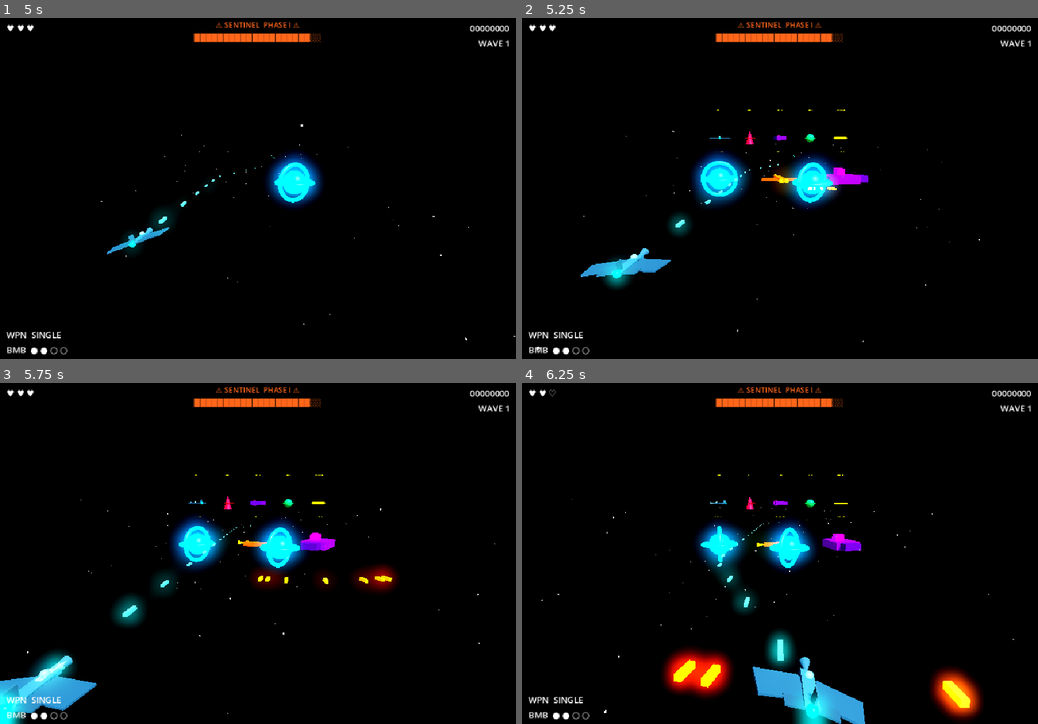
Above: before the commit, frames 1-4 (two rows, left to right).
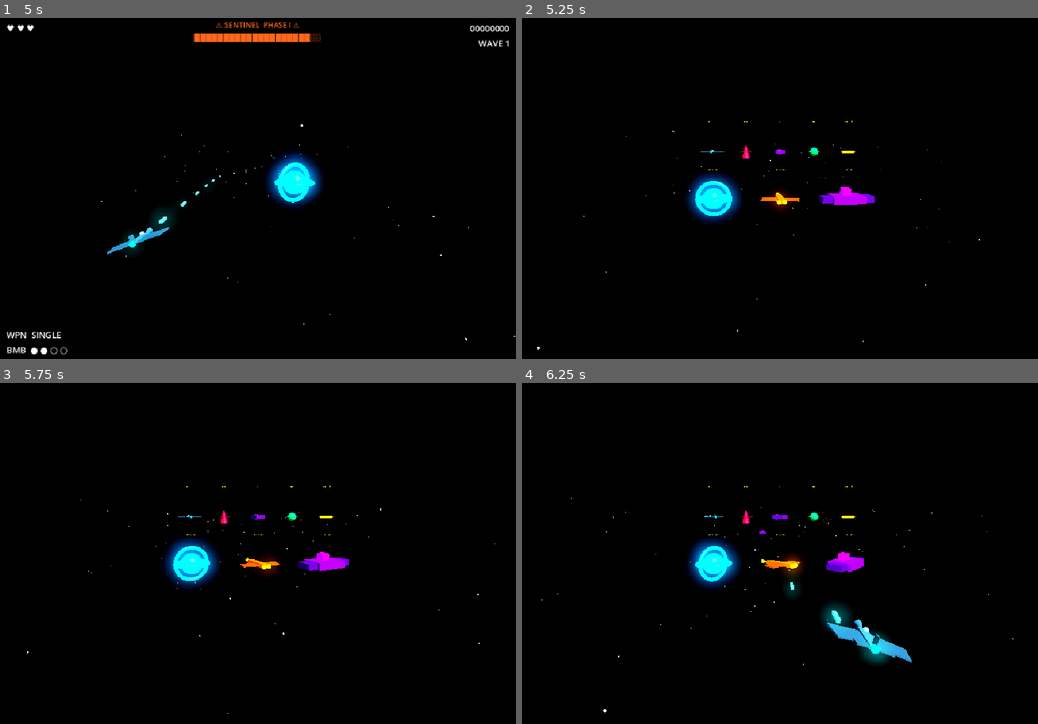
Above: after the commit, the same moments.

Repository: gallak87/tech9
Game: Godot game, scene res://scenes/Main.tscn
Same seed, same stepped clock (60 frames per second), same inputs: the game is played once before the commit and once after it.
Inputs:
- Up to frame 1 (5 s): tap Enter (ui_accept) at 0.5, 0.77, 1.52, 3.02, 3.77, 4.52 s; hold D (move_right) 0.53-1.28 s; tap X (fire_bomb) at 0.6 s; hold S (move_down) 1.28-2.03 s; tap B at 1.35 s; hold D (move_right) 2.03-2.78 s; tap 1 at 2.1 s; hold W (move_up) 2.78-3.53 s; tap 2 at 2.85 s; hold A (move_left) from 3.53 s (still down); tap 3 at 3.6 s; tap N at 4.35 s
- Up to frame 2 (5.25 s): release A (move_left) at 5.03 s; hold S (move_down) from 5.03 s (still down); tap G at 5.1 s
- Up to frame 3 (5.75 s): keep holding S (move_down)
- Up to frame 4 (6.25 s): release S (move_down) at 5.78 s; hold D (move_right) from 5.78 s (still down); tap K at 5.85 s; tap Enter (ui_accept) at 6.02 s

Frame 1 is identical in both runs. In frame 2, 6.7% of the frame differs, in the area x 1-99%, y 1-99%; in frame 3, 8.9%; in frame 4, 12%, in the area x 1-99%, y 1-100%.

Commit message:
vf: dev tool — god mode when overlay open, gallery hard-pauses game, G again restarts

Diff:
--- a/games/void-fracture/scripts/DevTool.gd
+++ b/games/void-fracture/scripts/DevTool.gd
@@ -26,11 +26,11 @@
 	_overlay.set_anchor(SIDE_BOTTOM, 1.0)
 	_overlay.offset_left = -260.0
 	_overlay.offset_right = -12.0
-	_overlay.offset_top = -190.0
+	_overlay.offset_top = -200.0
 	_overlay.offset_bottom = -12.0
 	_overlay.add_theme_font_size_override("font_size", 13)
 	_overlay.add_theme_color_override("font_color", Color(1.0, 1.0, 0.0, 0.9))
-	_overlay.text = "── DEV  (` to close) ──\n[ / ]   weapon tier\nB       spawn boss\nN       skip wave\nG       geo gallery\nK       kill enemies\n1/2/3   boss type"
+	_overlay.text = "── DEV  (` to close) ──\n[ / ]   weapon tier\nB       spawn boss\nN       skip wave\nG       geo gallery\nK       kill enemies\n1/2/3   boss type\n\n★ GOD MODE ACTIVE ★"
 	canvas.add_child(_overlay)
 	add_child(canvas)
 
@@ -40,6 +40,7 @@
 	match event.keycode:
 		KEY_QUOTELEFT:
 			_overlay.visible = !_overlay.visible
+			_game.player.god_mode = _overlay.visible
 		KEY_BRACKETLEFT:
 			_cycle_weapon(-1)
 		KEY_BRACKETRIGHT:
@@ -100,40 +101,37 @@
 
 func _toggle_gallery() -> void:
 	if _gallery_active:
-		_clear_gallery()
+		_exit_gallery()
 	else:
-		_spawn_gallery()
+		_enter_gallery()
 
-func _spawn_gallery() -> void:
+func _enter_gallery() -> void:
 	_gallery_active = true
-
-	var all_keys: Array = []
-	for k in GeoManifestScript.ENTITIES.keys():
-		all_keys.append(k)
+	# Hard-pause game: clear field, hide gameplay nodes
+	_game._clear_field()
+	_game.player.visible = false
+	_game.hud.visible = false
+	_game.state = _game.State.MENU  # stops physics processing
 
 	var small_keys: Array = []
 	var boss_keys: Array = []
-	for k in all_keys:
+	for k in GeoManifestScript.ENTITIES.keys():
 		if "boss" in k:
 			boss_keys.append(k)
 		else:
 			small_keys.append(k)
 
-	# Small entities: row at y=3, z=-14
-	var sx := -(small_keys.size() - 1) * 2.2 / 2.0
+	# Small entities: y=2, z=-14, 2.5 unit spacing
+	var sx: float = -(small_keys.size() - 1) * 2.5 / 2.0
 	for i in small_keys.size():
-		var key: String = small_keys[i]
-		var node := _make_gallery_entity(key, Vector3(sx + i * 2.2, 3.0, -14.0))
-		_gallery_nodes.append(node)
+		_make_gallery_entity(small_keys[i], Vector3(sx + i * 2.5, 2.0, -14.0))
 
-	# Boss entities: row at y=0, z=-14
-	var bx := -(boss_keys.size() - 1) * 4.5 / 2.0
+	# Boss entities: y=-1.5, z=-14, 5 unit spacing
+	var bx: float = -(boss_keys.size() - 1) * 5.0 / 2.0
 	for i in boss_keys.size():
-		var key: String = boss_keys[i]
-		var node := _make_gallery_entity(key, Vector3(bx + i * 4.5, 0.0, -14.0))
-		_gallery_nodes.append(node)
+		_make_gallery_entity(boss_keys[i], Vector3(bx + i * 5.0, -1.5, -14.0))
 
-func _make_gallery_entity(key: String, pos: Vector3) -> Node3D:
+func _make_gallery_entity(key: String, pos: Vector3) -> void:
 	var root := Node3D.new()
 	root.position = pos
 	var parts: Array = GeoManifestScript.ENTITIES[key]["parts"] as Array
@@ -142,29 +140,32 @@
 
 	var label := Label3D.new()
 	label.text = key
-	label.font_size = 18
+	label.font_size = 20
 	label.modulate = Color(1, 1, 0)
 	label.billboard = BaseMaterial3D.BILLBOARD_ENABLED
-	label.position = Vector3(0, 2.0, 0)
+	label.position = Vector3(0, 2.2, 0)
 	label.no_depth_test = true
 	root.add_child(label)
 
-	root.set_meta("gallery_spin", mesh)
+	root.set_meta("spin_mesh", mesh)
 	_game.add_child(root)
 	_gallery_nodes.append(root)
-	return root
 
-func _clear_gallery() -> void:
+func _exit_gallery() -> void:
 	_gallery_active = false
 	for n in _gallery_nodes:
 		if is_instance_valid(n):
 			n.queue_free()
 	_gallery_nodes.clear()
+	_game.hud.visible = true
+	# Restart cleanly — easiest way to restore full game state
+	_game._start_game()
+	_game.player.god_mode = _overlay.visible
 
 func _process(delta: float) -> void:
 	if not _gallery_active:
 		return
 	for n in _gallery_nodes:
-		if is_instance_valid(n) and n.has_meta("gallery_spin"):
-			var mesh: Node3D = n.get_meta("gallery_spin")
+		if is_instance_valid(n) and n.has_meta("spin_mesh"):
+			var mesh: Node3D = n.get_meta("spin_mesh")
 			mesh.rotate_y(delta * 0.8)
--- a/games/void-fracture/scripts/Player.gd
+++ b/games/void-fracture/scripts/Player.gd
@@ -25,6 +25,7 @@
 var max_tier := 0             # highest unlocked tier
 var lives := 3
 var invincible := false
+var god_mode := false
 var _invincible_timer := 0.0
 var _fire_timer := 0.0
 var _blink_timer := 0.0
@@ -117,7 +118,7 @@
 			visible = true
 
 func take_hit() -> void:
-	if invincible:
+	if invincible or god_mode:
 		return
 	lives -= 1
 	weapon_tier = 0
--- a/games/void-fracture/scripts/Starfield.gd
+++ b/games/void-fracture/scripts/Starfield.gd
@@ -36,7 +36,7 @@
 			)
 			add_child(star)
 			_stars.append({ "node": star, "speed": layer["speed"],
-			                "layer": layer_idx, "spread": layer["spread"] })
+							"layer": layer_idx, "spread": layer["spread"] })
 
 func _process(delta: float) -> void:
 	for s in _stars:
Not shown, added: games/void-fracture/scripts/DevTool.gd.uid
